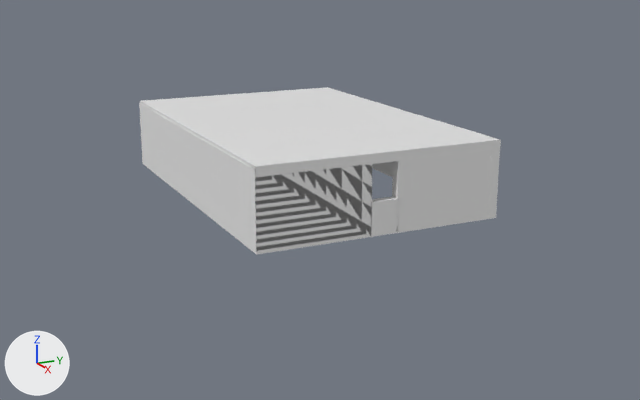
Two versions of the Blender file Badass_Upgrade/DESIGN/Habitacio1(parets,texturaTerra)/paretsHabitacio1.blend, one commit apart.
Before and after are seen from a camera (50 mm lens) standing at (36.3, -17.1, 11.4) and looking at (-7.4, 3.9, -2.2). The lights are fixed; the arrows at lower left show +X, +Y and +Z.
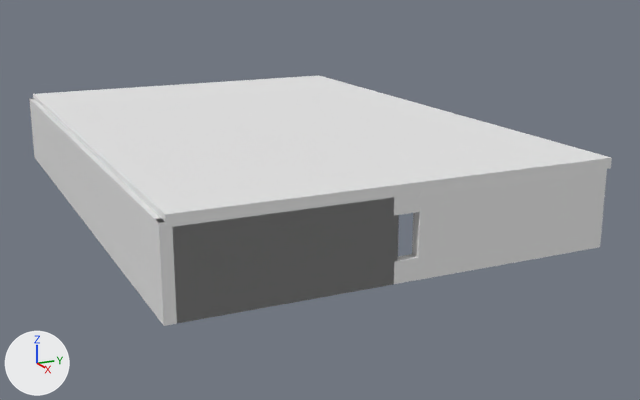
Boxes [x1, y1, x2, y2] around the edits, measured in the pictures (640 x 400 px):
'Cube.009', moved, rescaled (60% wider, 69% taller): before [140, 87, 501, 177]; after [33, 75, 612, 228]
'Cube', moved, rescaled (101% wider, 38% taller): before [251, 164, 372, 255]; after [155, 197, 399, 323]
'Cube.002', moved, rescaled (26% wider, 51% taller): before [139, 103, 256, 254]; after [29, 98, 177, 326]
'Cube.001', moved, rescaled: before [392, 150, 492, 233]; after [412, 164, 607, 280]
'Cube.008', moved, rescaled: before [370, 197, 400, 237]; after [394, 254, 418, 284]

What the commit changed:
Object 'Cube.008' (ob_cube_008) moves from (0.0, 3.75, -1.12) to (6.01, 1.34, -1.49).
Object 'Cube.008' (ob_cube_008) is rescaled from (0.25, 0.8, 0.875) to (0.25, 0.578, 0.5).
Object 'Cube.005' (ob_cube_005) moves from (-19.5, 3.71, 0.0) to (-24.51, 1.43, 0.0).
Object 'Cube.005' (ob_cube_005) is rescaled from (0.25, 6.7, 2.0) to (0.25, 10.5, 2.0).
Object 'Cube.002' (ob_cube_002) moves from (-9.79, -2.75, 0.0) to (-9.24, -8.84, 0.0).
Object 'Cube.002' (ob_cube_002) is rescaled from (0.25, 10.0, 2.0) to (0.25, 15.5, 2.0).
Object 'Cube.001' (ob_cube_001) moves from (0.0, 7.41, 0.0) to (6.01, 6.92, 0.0).
Object 'Cube.001' (ob_cube_001) is rescaled from (0.25, 3.0, 2.0) to (0.25, 5.0, 2.0).
Object 'Cube' (ob_cube) moves from (0.0, 0.0, 0.0) to (6.0, -4.08, 0.0).
Object 'Cube' (ob_cube) is rescaled from (0.25, 3.0, 2.0) to (0.25, 5.0, 2.0).
Object 'Cube.009' (ob_cube_009) moves from (-9.75, 3.74, 1.9) to (-9.24, 1.66, 2.03).
Object 'Cube.009' (ob_cube_009) is rescaled from (10.0, 6.7, 0.25) to (15.5, 10.5, 0.25).
